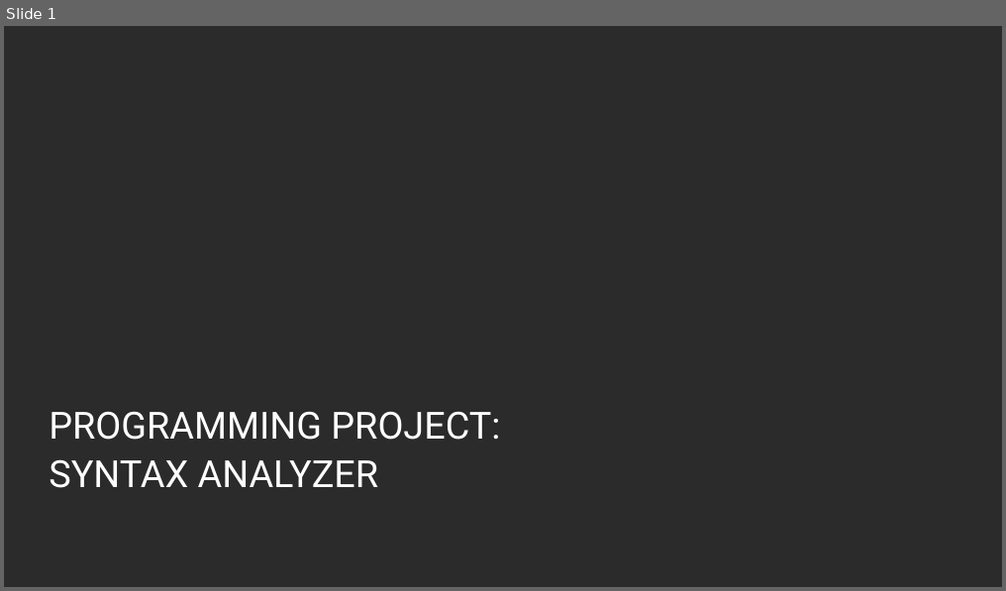
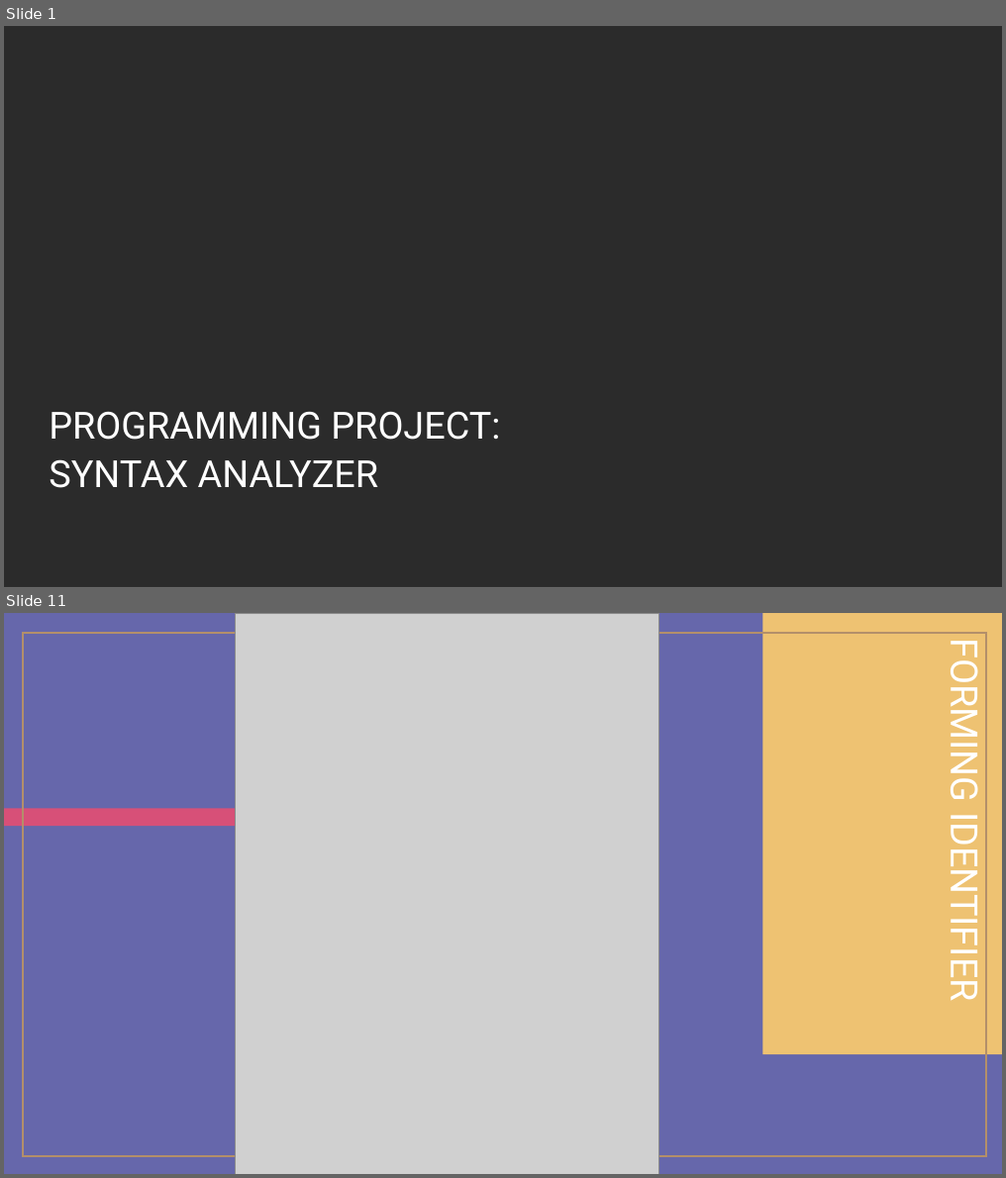
Before and after one commit to cristoph143/Programming-Languages, a slide deck: Programming Project.pptx. Shown one above the other, each under a label of ours: slide 1 before the commit, slides 1 and 11 after it; the slides between them are not shown. The pictures are 1006x591 and 1006x1178 pixels, drawn with LibreOffice and Linux fonts; fonts in the diff are those of the drawing; grey boxes stand for pictures; background and template pictures are left out; a plain dark background stands for a picture behind light text. Boxes give left, top, right and bottom in pixels: in the first picture for what was removed or moved away, otherwise in the second. Text is boxed around its words. In the diff, an @@ line names an element or a change of style, - is before the commit and + after.

```diff
--- a/Programming Project.pptx
+++ b/Programming Project.pptx
@@ slide 11 added at box(4, 613, 1002, 1174), background #6667AB @@
@@ rectangle added at box(23, 633, 987, 1157), outline #B38F6A 2 pt @@
@@ picture added at box(236, 613, 658, 1174) @@
@@ rectangle added at box(763, 613, 1002, 1055), fill #EEC272 @@
@@ title added at box(941, 655, 990, 996), 36 pt, text #FFFFFF @@
+FORMING IDENTIFIER
@@ rectangle added at box(553, 749, 591, 1174), fill #85A0A9 @@
@@ rectangle added at box(4, 808, 450, 827), fill #D75078 @@
```
Also in this commit, not shown: 1 slide changed, 17 other slides added, 2 slides removed, 1 other file.
